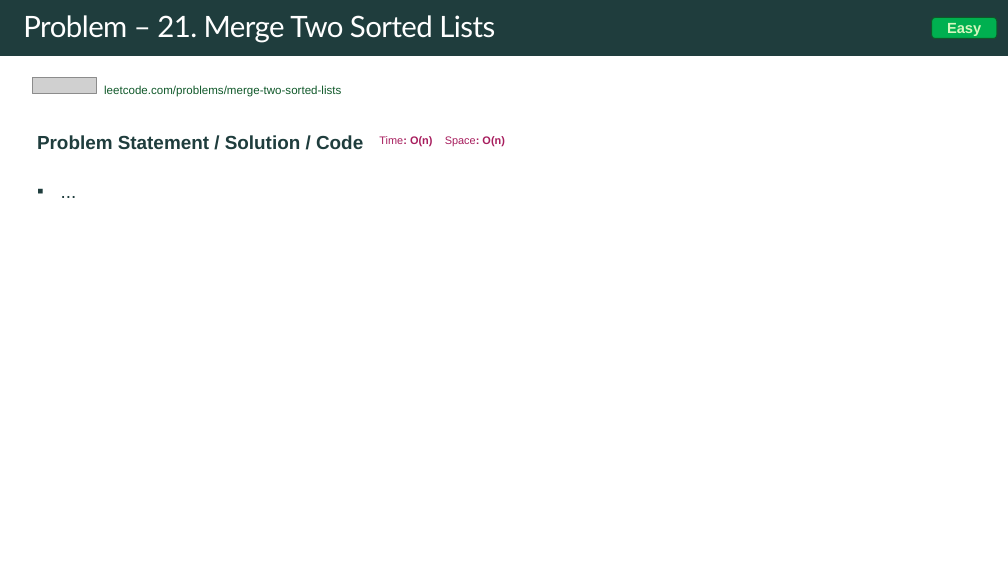
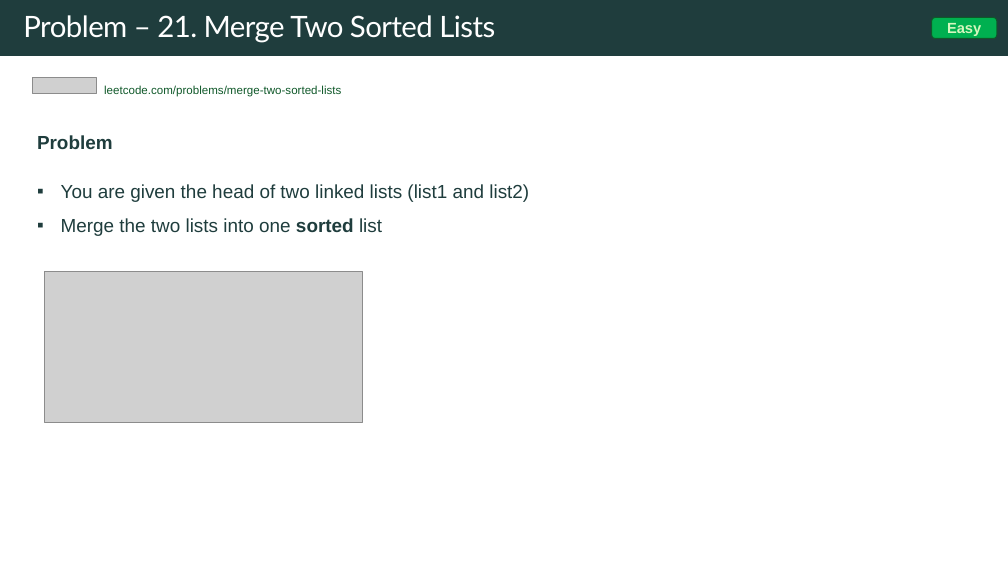
Before and after one commit to rfdavid/coding-interview-handbook-cpp, a slide deck: slide 222 of Algorithm and problem Solving Cheatsheet.pptm (slide 206 before the commit). Drawn at 1008x567 pixels with LibreOffice and Linux fonts; fonts in the diff are those of the drawing; grey boxes stand for pictures. Boxes give left, top, right and bottom in pixels: in the first picture for what was removed or moved away, otherwise in the second. Text is boxed around its words. In the diff, an @@ line names an element or a change of style, - is before the commit and + after.

Commit message:
added more problems

```diff
--- a/Algorithm and problem Solving Cheatsheet.pptm
+++ b/Algorithm and problem Solving Cheatsheet.pptm
@@ text at bbox=[37, 135, 529, 236]: text changed; bold off @@
-Problem Statement / Solution / Code Time: O(n) Space: O(n)
-▪ ...
+Problem
+▪ You are given the head of two linked lists (list1 and list2)
+▪ Merge the two lists into one sorted list
@@ picture added at bbox=[45, 271, 362, 423] @@
```
Also in this commit, not shown: 21 other slides changed, 27 slides added, 14 other files.
